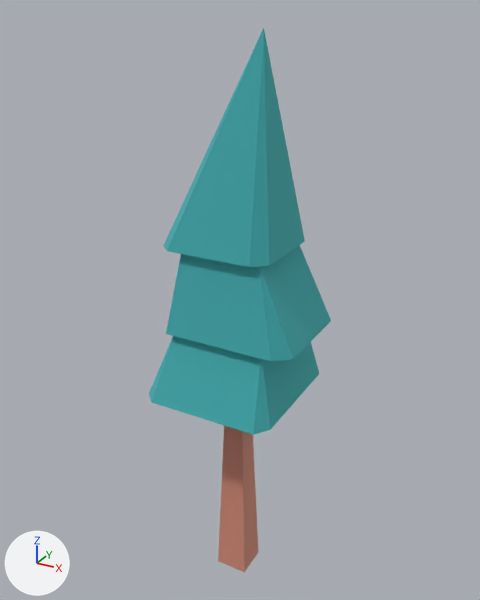
Renders of the glTF model assets/props/nature/tree_pineTallA.glb from each side of a commit.
Both versions are drawn from a camera (50 mm lens) standing at (0.768, -1.386, 1.518) and looking at (-0.012, 0.031, 0.81). Lighting does not change. The marker at lower left points along +X, +Y and +Z. The first picture is the older version. Where no turn or scale is listed for an object, it has been applied to the vertices. Vertices at exactly the same position are counted once.

In view in the first picture: 'tree_pineTallA'.
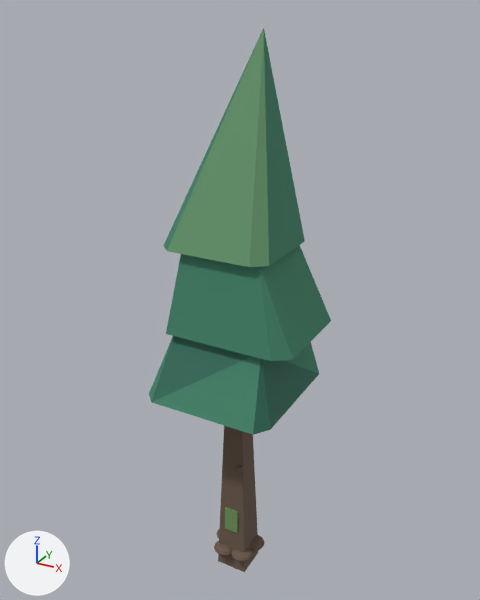
Changed parts and their boxes (x1, y1, x2, y2) in the pictures (480 x 600 px):
part 1 of me_mesh_tree_pinetalla, added: after (250, 535, 265, 551)
part 2 of me_mesh_tree_pinetalla, added: after (214, 541, 232, 556)
part 3 of me_mesh_tree_pinetalla, added: after (231, 547, 252, 562)
part 4 of me_mesh_tree_pinetalla, added: after (235, 465, 244, 472)
part 5 of me_mesh_tree_pinetalla, added: after (225, 507, 238, 533)
part 6 of me_mesh_tree_pinetalla, recoloured (beige to brown): (218, 426, 258, 572) in both
part 7 of me_mesh_tree_pinetalla, recoloured (cyan to dark green): (152, 336, 319, 435) in both
part 8 of me_mesh_tree_pinetalla, recoloured (cyan to green): (149, 31, 331, 435) in both
part 9 of me_mesh_tree_pinetalla, recoloured (cyan to green): (167, 28, 269, 267) in both

The change, as a list of edits to the scene's bpy script:
```text
Add mat_barkdark_004:
    mat_barkdark_004 = principled_material('barkDark.004')
    mat_barkdark_004.base_color = (0.15, 0.1, 0.07)  # brown #6c594b
    mat_barkdark_004.roughness = 0.9
Add mat_moss_004:
    mat_moss_004 = principled_material('moss.004')
    mat_moss_004.base_color = (0.16, 0.3, 0.1)  # green #6f9559
    mat_moss_004.roughness = 0.95
Add mat_pinelight_004:
    mat_pinelight_004 = principled_material('pineLight.004')
    mat_pinelight_004.base_color = (0.14, 0.33, 0.16)  # green #699b6f
    mat_pinelight_004.roughness = 0.8
Add mat_pinemid_004:
    mat_pinemid_004 = principled_material('pineMid.004')
    mat_pinemid_004.base_color = (0.05, 0.23, 0.14)  # green #3f8469
    mat_pinemid_004.roughness = 0.8
Add mat_pinedark_004:
    mat_pinedark_004 = principled_material('pineDark.004')
    mat_pinedark_004.base_color = (0.03, 0.15, 0.1)  # dark green #306c59
    mat_pinedark_004.roughness = 0.8
Change me_mesh_tree_pinetalla:
    used by ob_tree_pinetalla; location = (0.0, 0.0, -0.05)
    remove me_mesh_tree_pinetalla.from_pydata(...)  # 41 vertices, 78 faces; spans x -0.18..0.21, y -0.2..0.19, z 0.0..1.53
    add me_mesh_tree_pinetalla.from_pydata(...)  # 421 vertices, 810 faces; spans x -0.18..0.21, y -0.2..0.19, z 0.0..1.53
    me_mesh_tree_pinetalla part 1: a new loose piece, a UV sphere (12 segments, 6 rings, poles along z) spanning x 0.012..0.077, y -0.013..0.051, z 0.047..0.077, in mat_barkdark_004 (brown #6c594b)
    me_mesh_tree_pinetalla part 2: a new loose piece, a UV sphere (12 segments, 6 rings, poles along z) spanning x -0.058..0.007, y -0.074..-0.009, z 0.047..0.077, in mat_barkdark_004 (brown #6c594b)
    me_mesh_tree_pinetalla part 3: a new loose piece, a UV sphere (12 segments, 6 rings, poles along z) spanning x -0.001..0.064, y -0.069..-0.004, z 0.047..0.077, in mat_barkdark_004 (brown #6c594b)
    me_mesh_tree_pinetalla part 4: a new loose piece, a UV sphere (12 segments, 6 rings, poles along z) spanning x 0.013..0.038, y -0.05..-0.024, z 0.363..0.381, in mat_barkdark_004 (brown #6c594b)
    me_mesh_tree_pinetalla part 5: a new loose piece, a box spanning x -0.0209..0.0209, y -0.045..-0.0371, z 0.14..0.2165, in mat_moss_004 (green #6f9559)
    me_mesh_tree_pinetalla part 6: 10 faces spanning x -0.05..0.05, y -0.05..0.05, z 0.0..0.63 switch from mat_woodbarkdark (beige #e7b5a4) to mat_barkdark_004 (brown #6c594b)
    me_mesh_tree_pinetalla part 7: 15 faces spanning x -0.18..0.21, y -0.2..0.19, z 0.63..0.8 switch from mat_leafsdark (cyan #72d3d5) to mat_pinedark_004 (dark green #306c59)
    me_mesh_tree_pinetalla part 8: 51 faces spanning x -0.18..0.21, y -0.2..0.19, z 0.63..1.53 switch from mat_leafsdark (cyan #72d3d5) to mat_pinemid_004 (green #3f8469)
    me_mesh_tree_pinetalla part 9: 2 faces spanning x -0.14..0.13, y -0.12..0.02, z 1.02..1.53 switch from mat_leafsdark (cyan #72d3d5) to mat_pinelight_004 (green #699b6f)
    other edits to the shape of me_mesh_tree_pinetalla do not show in these pictures
    add me_mesh_tree_pinetalla.materials.append(mat_moss_004)  # green #6f9559
Remove ob_tmpparent:
    ob_tmpparent = bpy.data.objects.new('tmpParent', None)
    ob_tmpparent.location = (0.0, 0.0, 0.0)
```
